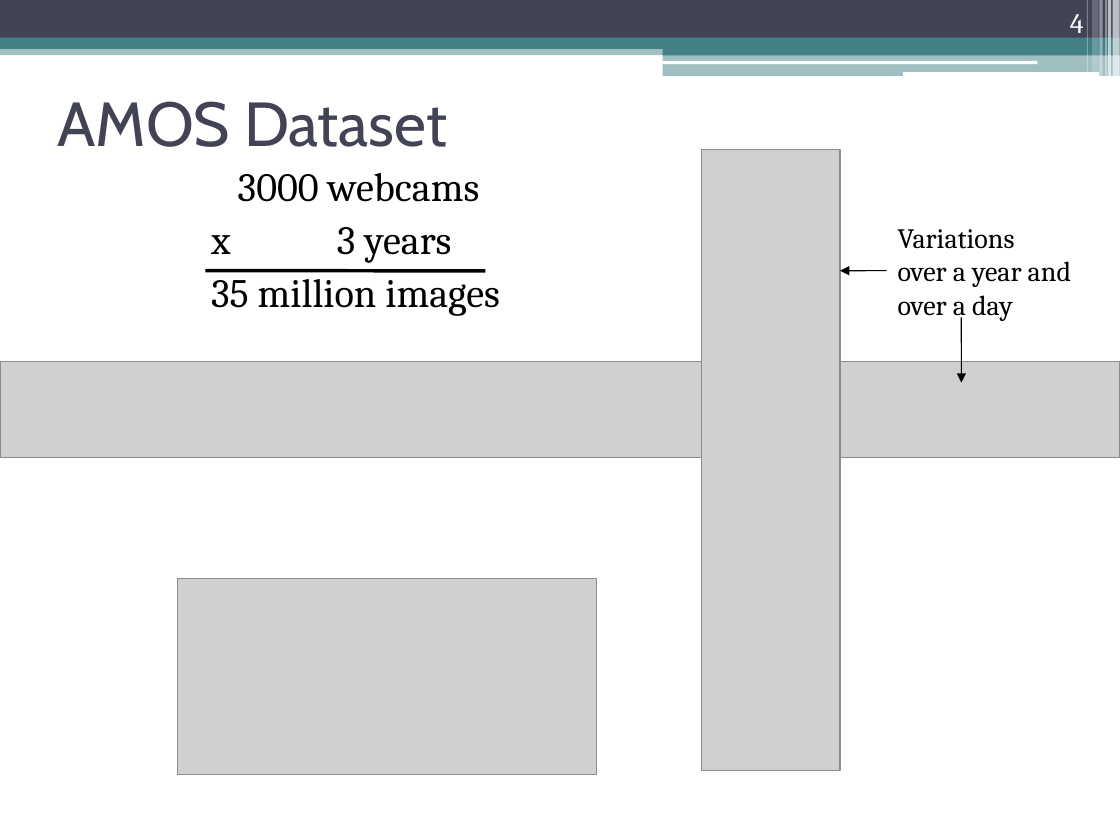
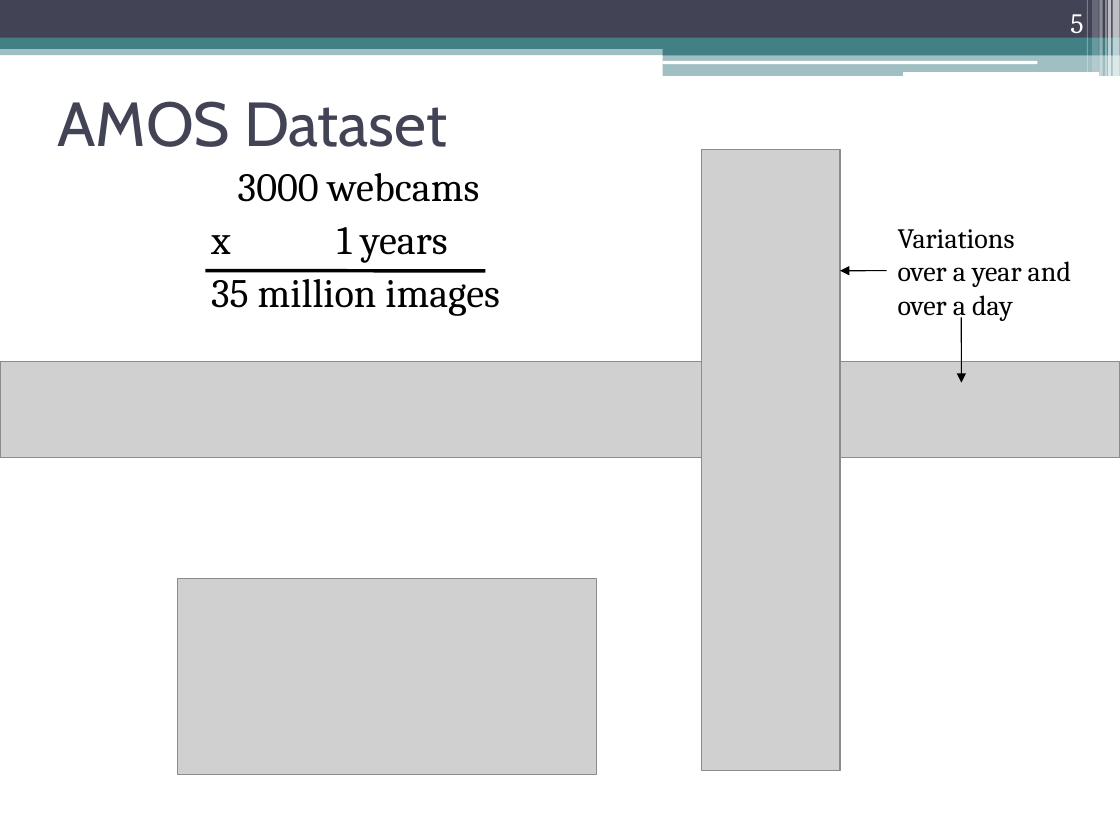
Before and after one commit to dyross/davidrossmastersproject, a slide deck: slide 5 of mastersProject/presentation/visualizationToolsForWebcams.pptx (slide 4 before the commit). Drawn at 1120x840 pixels with LibreOffice and Linux fonts; fonts in the diff are those of the drawing; grey boxes stand for pictures. Boxes give left, top, right and bottom in pixels: in the first picture for what was removed or moved away, otherwise in the second. Text is boxed around its words. In the diff, an @@ line names an element or a change of style, - is before the commit and + after.

```diff
--- a/mastersProject/presentation/visualizationToolsForWebcams.pptx
+++ b/mastersProject/presentation/visualizationToolsForWebcams.pptx
@@ page number at <box>1070,14,1083,40</box>: text changed @@
-4
+5
@@ text at <box>211,227,447,263</box>: text changed @@
-x 3 years
+x 1 years
```
Also in this commit, not shown: 5 other slides changed, 1 slide added, 17 other files.
